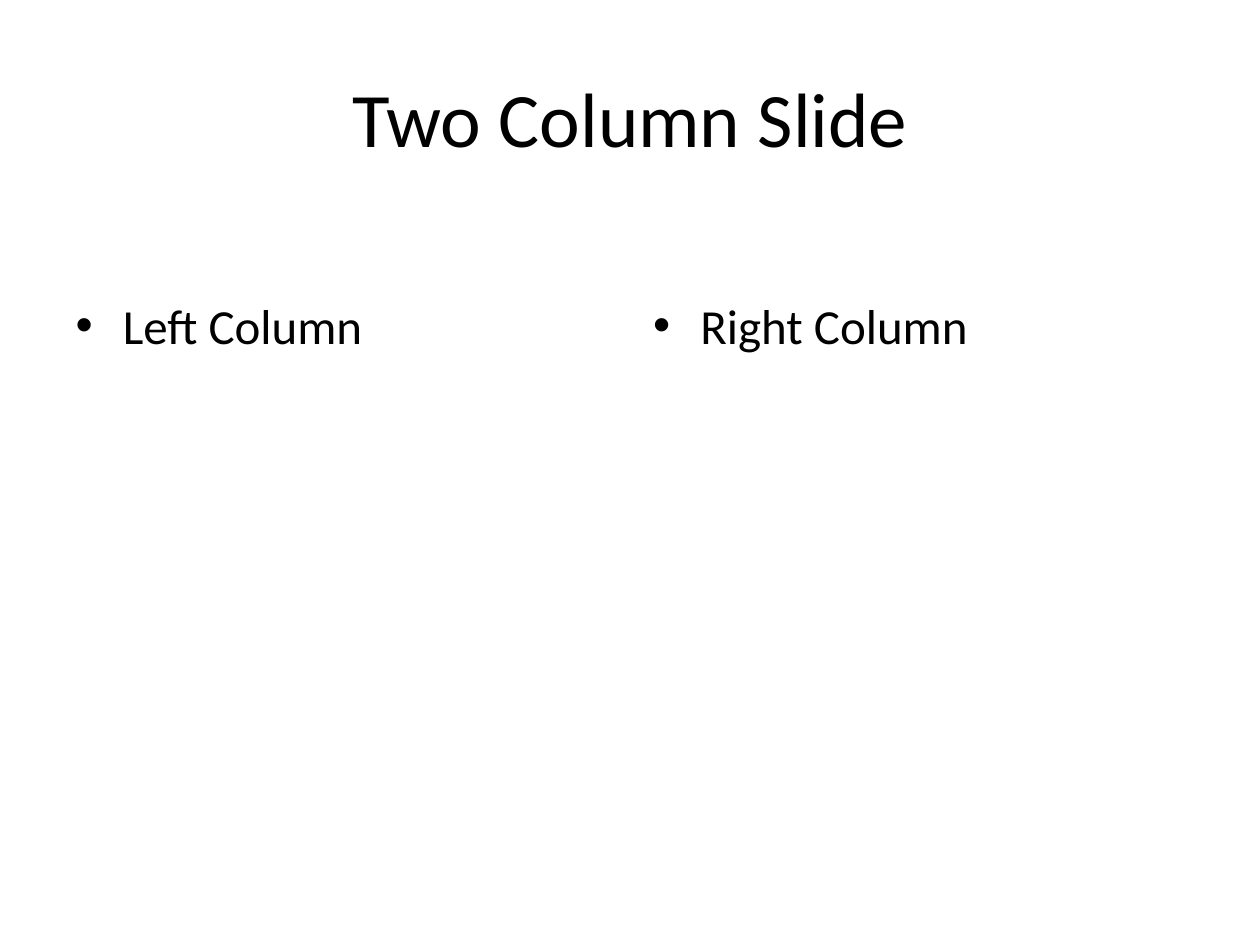
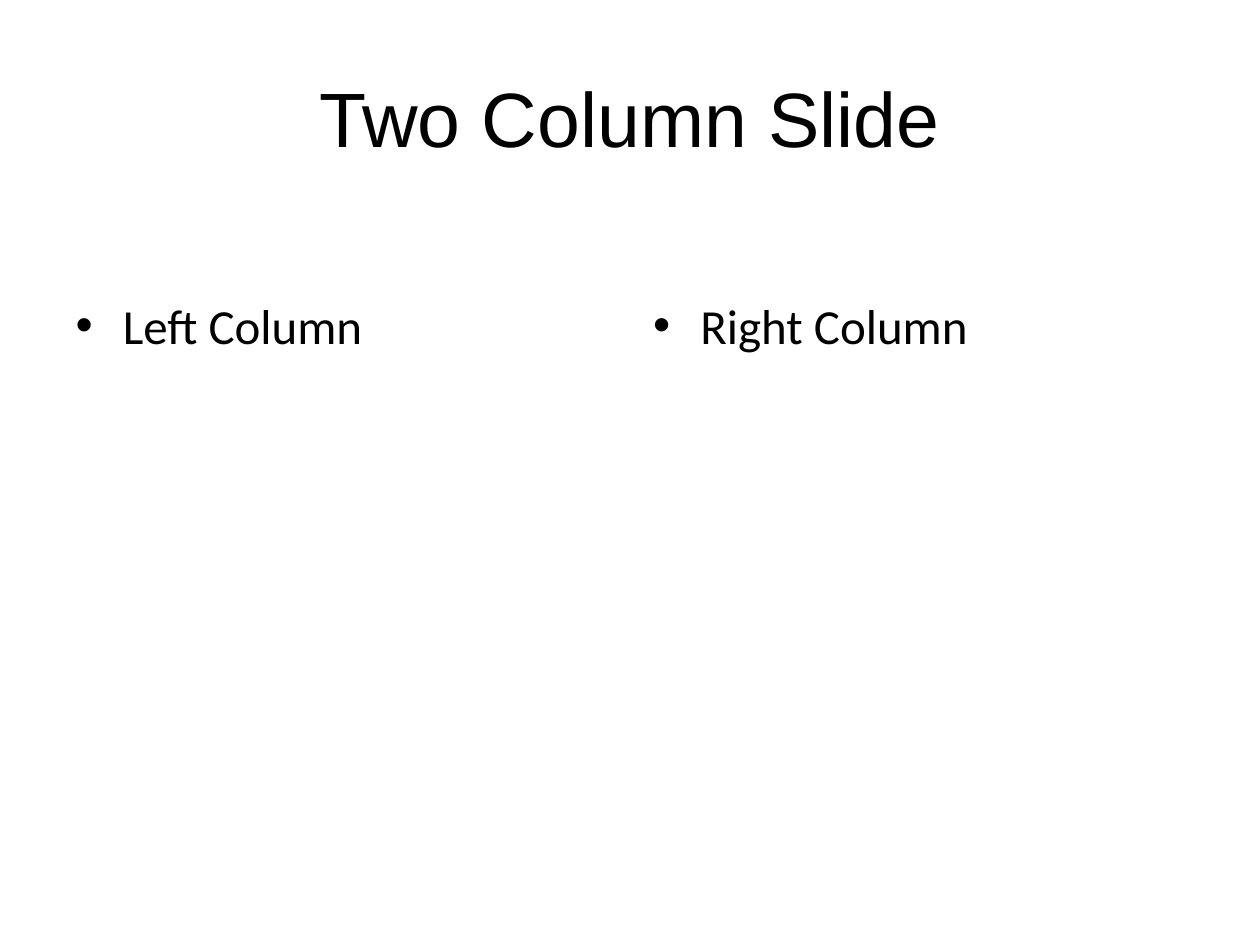
Before and after one commit to ysskrishna/ai-ppt-slide-generator, a slide deck: slide 3 of backend/storage/presentation_4.pptx. Drawn at 1260x945 pixels with LibreOffice and Linux fonts; fonts in the diff are those of the drawing. Boxes give left, top, right and bottom in pixels: in the first picture for what was removed or moved away, otherwise in the second. Text is boxed around its words. In the diff, an @@ line names an element or a change of style, - is before the commit and + after.

```diff
--- a/backend/storage/presentation_4.pptx
+++ b/backend/storage/presentation_4.pptx
@@ title "Two Column Slide" at [319, 91, 939, 148]: font Calibri to Arial @@
```
Also in this commit, not shown: 4 other slides changed, 14 other files.
